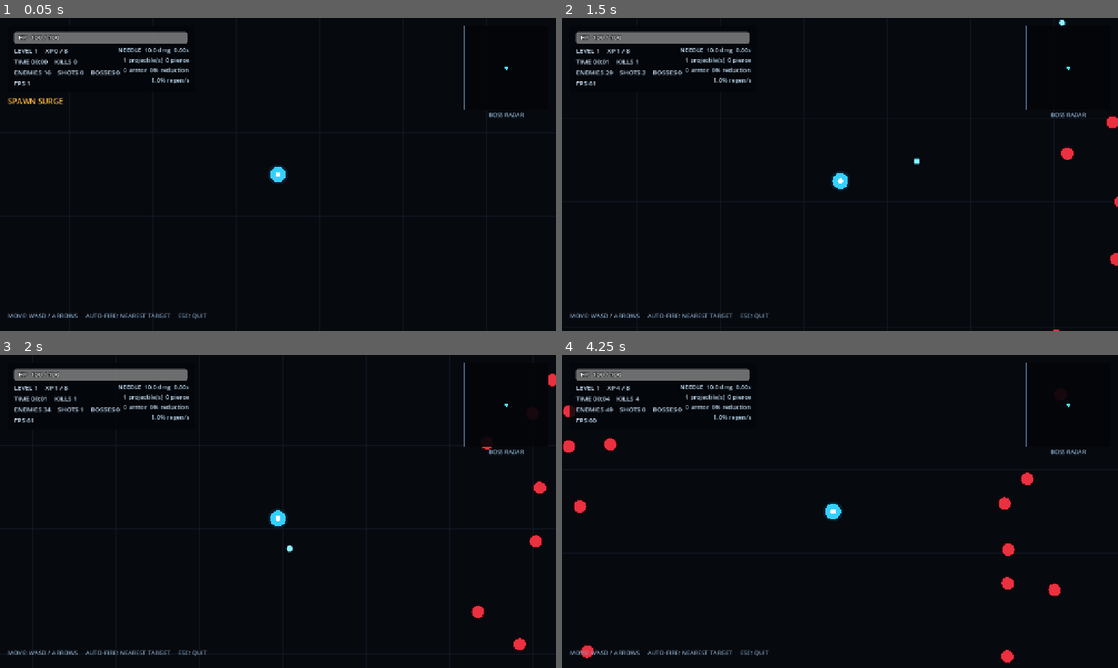
Above: before the commit, frames 1-4 (two rows, left to right).
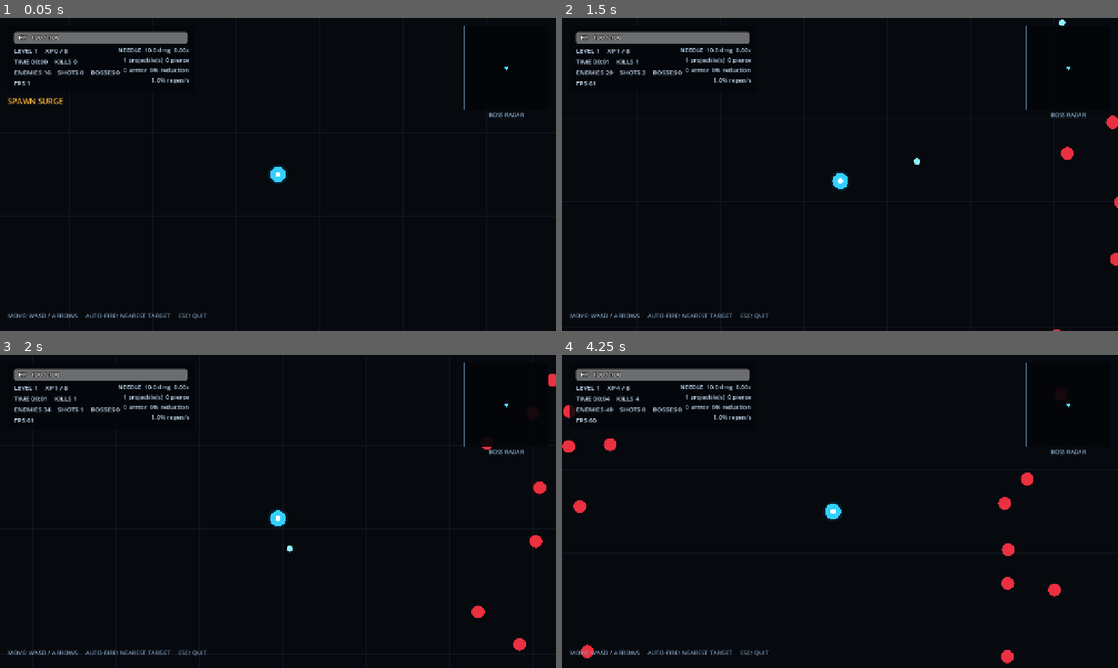
Above: after the commit, the same moments.

Repository: LoushengM/overrun
Game: Godot game, scene res://scenes/main.tscn
Two runs of this game, one before a commit and one after it. Both use one fixed random seed, a clock stepped at 60 frames per second and the inputs below.
Inputs:
- Up to frame 1 (0.05 s): no input
- Up to frame 2 (1.5 s): tap Enter at 0.5 s; hold D 0.53-1.28 s; tap 1 at 0.6 s; tap 2 at 0.8, 1.35 s; hold S from 1.28 s (still down)
- Up to frame 3 (2 s): keep holding S; tap 3 at 1.55 s
- Up to frame 4 (4.25 s): release S at 2.03 s; hold D 2.03-2.78 s; tap 3 at 2.1, 3.8 s; tap 1 at 2.3, 2.85 s; hold W 2.78-3.53 s; tap 2 at 3.05, 3.6 s; hold A from 3.53 s (still down)

Frame 1 is identical in both runs. In frame 2, less than 0.1% of the frame differs, in the area x 63-100%, y 0-100%; in frame 3, 0.1%; in frame 4, 0.2%, in the area x 0-90%, y 16-99%.

Commit message:
Fix combat scaling and level-up flow

Diff:
--- a/src/game.gd
+++ b/src/game.gd
@@ -8,6 +8,7 @@
 
 func _ready() -> void:
     process_mode = Node.PROCESS_MODE_ALWAYS
+    world.process_mode = Node.PROCESS_MODE_PAUSABLE
     world.stats_updated.connect(hud.update_stats)
     world.level_up_requested.connect(_on_level_up_requested)
     world.run_ended.connect(_on_run_ended)
--- a/src/game_config.gd
+++ b/src/game_config.gd
@@ -27,6 +27,8 @@
 const PICKUP_CAP := 40
 const BOSS_CAP := 10
 const GRID_CELL_SIZE := 96.0
+const MAX_SPAWNS_PER_TICK := 12
+const MAX_SPAWN_DEBT_SECONDS := 0.50
 
 const NORMAL_ENEMY_HEALTH := 10.0
 const NORMAL_ENEMY_SPEED := 85.0
--- a/src/hud.gd
+++ b/src/hud.gd
@@ -35,6 +35,25 @@
         boss_notice.visible = false
 
 
+func _input(event: InputEvent) -> void:
+    if not upgrade_overlay.visible or not event is InputEventKey:
+        return
+    var key_event := event as InputEventKey
+    if not key_event.pressed or key_event.echo:
+        return
+    var option_index := -1
+    match key_event.keycode:
+        KEY_1, KEY_KP_1:
+            option_index = 0
+        KEY_2, KEY_KP_2:
+            option_index = 1
+        KEY_3, KEY_KP_3:
+            option_index = 2
+    if option_index >= 0 and option_index < upgrade_buttons.size() and upgrade_buttons[option_index].visible:
+        _on_upgrade_button_pressed(upgrade_buttons[option_index])
+        get_viewport().set_input_as_handled()
+
+
 func set_world(world: SimulationWorld) -> void:
     minimap.set_world(world)
 
@@ -69,7 +88,8 @@
             var upgrade_id := options[i]
             button.visible = true
             button.set_meta("upgrade_id", upgrade_id)
-            button.text = "%s\n%s" % [
+            button.text = "[%d]  %s\n%s" % [
+                i + 1,
                 GameConfig.UPGRADE_NAMES.get(upgrade_id, upgrade_id),
                 GameConfig.UPGRADE_DESCRIPTIONS.get(upgrade_id, ""),
             ]
@@ -238,7 +258,7 @@
     layout.add_child(title)
 
     var subtitle := Label.new()
-    subtitle.text = "Choose one upgrade"
+    subtitle.text = "Click a choice or press 1, 2, or 3"
     subtitle.horizontal_alignment = HORIZONTAL_ALIGNMENT_CENTER
     subtitle.add_theme_font_size_override("font_size", 18)
     layout.add_child(subtitle)
--- a/src/simulation_world.gd
+++ b/src/simulation_world.gd
@@ -54,6 +54,7 @@
 var enemy_xp: Array[int] = []
 var enemy_kinds: Array[int] = []
 var enemy_last_hit_attack: Array[int] = []
+var enemy_reserved_damage: Array[float] = []
 var enemy_anchors: Array[Vector2] = []
 var enemy_boss_attack_timer: Array[float] = []
 var enemy_boss_telegraph: Array[float] = []
@@ -70,6 +71,11 @@
 var hit_targets: Array[int] = []
 var hit_damage: Array[float] = []
 var enemy_grid: Dictionary = {}
+var grid_bucket_pool: Array = []
+
+var normal_enemy_multimesh: MultiMesh
+var projectile_multimesh: MultiMesh
+var circle_texture: Texture2D
 
 var spawn_accumulator := 0.0
 var nearby_threat := 0
@@ -85,8 +91,10 @@
 
 
 func _ready() -> void:
+    process_mode = Node.PROCESS_MODE_PAUSABLE
     rng.randomize()
     camera.enabled = true
+    _setup_batched_rendering()
 
 
 func reset_run() -> void:
@@ -99,6 +107,7 @@
     enemy_xp.clear()
     enemy_kinds.clear()
     enemy_last_hit_attack.clear()
+    enemy_reserved_damage.clear()
     enemy_anchors.clear()
     enemy_boss_attack_timer.clear()
     enemy_boss_telegraph.clear()
@@ -112,6 +121,7 @@
     pickup_positions.clear()
     hit_targets.clear()
     hit_damage.clear()
+    _release_grid_buckets()
     enemy_grid.clear()
 
     benchmark_mode = false
@@ -162,6 +172,7 @@
         _spawn_normal_enemy()
 
     _emit_stats()
+    _update_render_batches()
     queue_redraw()
 
 
@@ -182,6 +193,7 @@
     enemy_xp.clear()
     enemy_kinds.clear()
     enemy_last_hit_attack.clear()
+    enemy_reserved_damage.clear()
     enemy_anchors.clear()
     enemy_boss_attack_timer.clear()
     enemy_boss_telegraph.clear()
@@ -199,6 +211,7 @@
             Vector2.ZERO
         )
     _emit_stats()
+    _update_render_batches()
 
 
 func _physics_process(delta: float) -> void:
@@ -234,6 +247,7 @@
     if stats_timer >= 0.10:
         stats_timer = 0.0
         _emit_stats()
+    _update_render_batches()
     queue_redraw()
 
 
@@ -260,7 +274,9 @@
     for i in range(enemy_positions.size()):
         var position := enemy_positions[i]
         var direction := Vector2.ZERO
-        var distance_to_player := position.distance_to(player_position)
+        var to_player := player_position - position
+        var distance_squared_to_player := to_player.length_squared()
+        var distance_to_player := sqrt(distance_squared_to_player)
 
         if enemy_kinds[i] == EnemyKind.BOSS:
             var anchor := enemy_anchors[i]
@@ -282,7 +298,8 @@
                     enemy_boss_telegraph[i] = 1.1
                     enemy_boss_attack_timer[i] = 4.5
         else:
-            direction = position.direction_to(player_position)
+            if distance_to_player > 0.001:
+                direction = to_player / distance_to_player
 
         enemy_positions[i] = position + direction * enemy_speeds[i] * delta
 
@@ -363,15 +380,17 @@
                 var bucket: Array = bucket_value
                 for enemy_index_variant in bucket:
                     var enemy_index: int = enemy_index_variant
-                    if enemy_health[enemy_index] <= 0.0:
+                    if enemy_health[enemy_index] - enemy_reserved_damage[enemy_index] <= 0.0:
                         continue
                     if enemy_last_hit_attack[enemy_index] == projectile_attack_ids[projectile_index]:
                         continue
                     var collision_radius := radius + enemy_radii[enemy_index]
                     if _segment_hits_circle(start, finish, enemy_positions[enemy_index], collision_radius):
                         enemy_last_hit_attack[enemy_index] = projectile_attack_ids[projectile_index]
+                        var damage_value := projectile_damage[projectile_index]
                         hit_targets.append(enemy_index)
-                        hit_damage.append(projectile_damage[projectile_index])
+                        hit_damage.append(damage_value)
+                        enemy_reserved_damage[enemy_index] += damage_value
                         projectile_remaining_hits[projectile_index] -= 1
                         if projectile_remaining_hits[projectile_index] <= 0:
                             exhausted = true
@@ -390,9 +409,8 @@
         var target := hit_targets[i]
         if target < 0 or target >= enemy_health.size():
             continue
-        if enemy_health[target] <= 0.0:
-            continue
         enemy_health[target] -= hit_damage[i]
+        enemy_reserved_damage[target] = 0.0
 
 
 func _process_deaths() -> void:
@@ -453,13 +471,13 @@
 
     spawn_accumulator += base_rate * surge_multiplier * delta
     var spawned_this_tick := 0
-    while spawn_accumulator >= 1.0 and enemy_positions.size() < GameConfig.ENEMY_CAP and spawned_this_tick < 48:
+    while spawn_accumulator >= 1.0 and enemy_positions.size() < GameConfig.ENEMY_CAP and spawned_this_tick < GameConfig.MAX_SPAWNS_PER_TICK:
         _spawn_normal_enemy()
         spawn_accumulator -= 1.0
         spawned_this_tick += 1
 
-    if enemy_positions.size() >= GameConfig.ENEMY_CAP:
-        spawn_accumulator = minf(spawn_accumulator, base_rate * 2.0)
+    var max_spawn_debt := base_rate * surge_multiplier * GameConfig.MAX_SPAWN_DEBT_SECONDS
+    spawn_accumulator = minf(spawn_accumulator, max_spawn_debt)
 
 
 func _update_boss_schedule() -> void:
@@ -535,6 +553,7 @@
     enemy_xp.append(xp_value)
     enemy_kinds.append(kind_value)
     enemy_last_hit_attack.append(0)
+    enemy_reserved_damage.append(0.0)
     enemy_anchors.append(anchor_value)
     enemy_boss_attack_timer.append(rng.randf_range(1.5, 3.0) if kind_value == EnemyKind.BOSS else 0.0)
     enemy_boss_telegraph.append(0.0)
@@ -659,16 +678,25 @@
 
 
 func _rebuild_enemy_grid() -> void:
+    _release_grid_buckets()
     enemy_grid.clear()
     for i in range(enemy_positions.size()):
         var cell := _grid_cell(enemy_positions[i])
         var bucket_value: Variant = enemy_grid.get(cell, null)
         if bucket_value == null:
-            var new_bucket: Array[int] = [i]
+            var new_bucket: Array = grid_bucket_pool.pop_back() if not grid_bucket_pool.is_empty() else []
+            new_bucket.append(i)
             enemy_grid[cell] = new_bucket
         else:
             var bucket: Array = bucket_value
             bucket.append(i)
+
+
+func _release_grid_buckets() -> void:
+    for bucket_value in enemy_grid.values():
+        var bucket: Array = bucket_value
+        bucket.clear()
+        grid_bucket_pool.append(bucket)
 
 
 func _grid_cell(position: Vector2) -> Vector2i:
@@ -700,6 +728,7 @@
         enemy_xp[index] = enemy_xp[last]
         enemy_kinds[index] = enemy_kinds[last]
         enemy_last_hit_attack[index] = enemy_last_hit_attack[last]
+        enemy_reserved_damage[index] = enemy_reserved_damage[last]
         enemy_anchors[index] = enemy_anchors[last]
         enemy_boss_attack_timer[index] = enemy_boss_attack_timer[last]
         enemy_boss_telegraph[index] = enemy_boss_telegraph[last]
@@ -712,6 +741,7 @@
     enemy_xp.pop_back()
     enemy_kinds.pop_back()
     enemy_last_hit_attack.pop_back()
+    enemy_reserved_damage.pop_back()
     enemy_anchors.pop_back()
     enemy_boss_attack_timer.pop_back()
     enemy_boss_telegraph.pop_back()
@@ -798,6 +828,67 @@
     stats_updated.emit(get_stats_snapshot())
 
 
+func _setup_batched_rendering() -> void:
+    circle_texture = _make_circle_texture(32)
+
+    normal_enemy_multimesh = MultiMesh.new()
+    normal_enemy_multimesh.transform_format = MultiMesh.TRANSFORM_2D
+    normal_enemy_multimesh.use_colors = true
+    normal_enemy_multimesh.instance_count = GameConfig.ENEMY_CAP
+    normal_enemy_multimesh.visible_instance_count = 0
+    var enemy_mesh := QuadMesh.new()
+    enemy_mesh.size = Vector2.ONE * (GameConfig.NORMAL_ENEMY_RADIUS * 2.0 + 4.0)
+    normal_enemy_multimesh.mesh = enemy_mesh
+
+    projectile_multimesh = MultiMesh.new()
+    projectile_multimesh.transform_format = MultiMesh.TRANSFORM_2D
+    projectile_multimesh.use_colors = true
+    projectile_multimesh.instance_count = GameConfig.PROJECTILE_CAP
+    projectile_multimesh.visible_instance_count = 0
+    var projectile_mesh := QuadMesh.new()
+    projectile_mesh.size = Vector2.ONE * (weapon_radius * 2.0 + 4.0)
+    projectile_multimesh.mesh = projectile_mesh
+
+
+func _make_circle_texture(size: int) -> Texture2D:
+    var image := Image.create(size, size, false, Image.FORMAT_RGBA8)
+    image.fill(Color.TRANSPARENT)
+    var center := Vector2(size - 1, size - 1) * 0.5
+    var radius_squared := pow(float(size) * 0.46, 2.0)
+    for y in range(size):
+        for x in range(size):
+            var offset := Vector2(x, y) - center
+            if offset.length_squared() <= radius_squared:
+                image.set_pixel(x, y, Color.WHITE)
+    return ImageTexture.create_from_image(image)
+
+
+func _update_render_batches() -> void:
+    if normal_enemy_multimesh == null or projectile_multimesh == null:
+        return
+
+    var visible_half := GameConfig.VIEW_SIZE * 0.62
+    var enemy_half := visible_half + Vector2(100.0, 100.0)
+    var normal_count := 0
+    for i in range(enemy_positions.size()):
+        if enemy_kinds[i] != EnemyKind.NORMAL or not _is_near_view(enemy_positions[i], enemy_half):
+            continue
+        normal_enemy_multimesh.set_instance_transform_2d(normal_count, Transform2D(0.0, enemy_positions[i]))
+        normal_enemy_multimesh.set_instance_color(normal_count, Color(0.92, 0.19, 0.25, 1.0))
+        normal_count += 1
+    normal_enemy_multimesh.visible_instance_count = normal_count
+
+    var projectile_half := visible_half + Vector2(80.0, 80.0)
+    var projectile_count := 0
+    for position in projectile_positions:
+        if not _is_near_view(position, projectile_half):
+            continue
+        projectile_multimesh.set_instance_transform_2d(projectile_count, Transform2D(0.0, position))
+        projectile_multimesh.set_instance_color(projectile_count, Color(0.55, 0.95, 1.0, 1.0))
+        projectile_count += 1
+    projectile_multimesh.visible_instance_count = projectile_count
+
+
 func _draw() -> void:
     _draw_background_grid()
 
@@ -807,6 +898,9 @@
             draw_circle(position, 11.0, Color(0.25, 0.95, 0.45, 0.95))
             draw_line(position + Vector2(-6.0, 0.0), position + Vector2(6.0, 0.0), Color.WHITE, 3.0)
             draw_line(position + Vector2(0.0, -6.0), position + Vector2(0.0, 6.0), Color.WHITE, 3.0)
+
+    if normal_enemy_multimesh != null and circle_texture != null:
+        draw_multimesh(normal_enemy_multimesh, circle_texture)
 
     for i in range(enemy_positions.size()):
         var position := enemy_positions[i]
@@ -824,13 +918,10 @@
                 draw_circle(position, 220.0, Color(1.0, 0.12, 0.08, pulse * 0.18))
                 draw_arc(position, 220.0, 0.0, TAU, 80, Color(1.0, 0.24, 0.12, pulse), 5.0)
         else:
-            draw_circle(position, enemy_radii[i] + 2.0, Color(0.24, 0.02, 0.05, 0.92))
-            draw_circle(position, enemy_radii[i], Color(0.92, 0.19, 0.25, 1.0))
-
-    for position in projectile_positions:
-        if _is_near_view(position, visible_half + Vector2(80.0, 80.0)):
-            draw_circle(position, weapon_radius + 2.0, Color(0.15, 0.45, 0.55, 0.8))
-            draw_circle(position, weapon_radius, Color(0.55, 0.95, 1.0, 1.0))
+            continue
+
+    if projectile_multimesh != null and circle_texture != null:
+        draw_multimesh(projectile_multimesh, circle_texture)
 
     draw_circle(player_position, GameConfig.PLAYER_RADIUS + 5.0, Color(0.03, 0.12, 0.18, 0.95))
     draw_circle(player_position, GameConfig.PLAYER_RADIUS, Color(0.20, 0.82, 1.0, 1.0))
--- /dev/null
+++ b/tests/crowd_benchmark.gd
@@ -0,0 +1,76 @@
+extends SceneTree
+
+
+func _init() -> void:
+    call_deferred("_run")
+
+
+func _run() -> void:
+    var packed_scene: PackedScene = load("res://scenes/main.tscn")
+    var scene: Node = packed_scene.instantiate()
+    root.add_child(scene)
+    await process_frame
+
+    var world := scene.get_node("World") as SimulationWorld
+    _clear_combat_state(world)
+    world.benchmark_mode = true
+    world.is_running = true
+    world.player_position = Vector2.ZERO
+    world.weapon_timer = 9999.0
+
+    var columns := 32
+    var rows := 25
+    var spacing := Vector2(38.0, 27.0)
+    var origin := Vector2(-float(columns - 1) * spacing.x * 0.5, -float(rows - 1) * spacing.y * 0.5)
+    for row in range(rows):
+        for column in range(columns):
+            world._add_enemy(
+                origin + Vector2(column * spacing.x, row * spacing.y),
+                1000000.0,
+                0.0,
+                0.0,
+                GameConfig.NORMAL_ENEMY_RADIUS,
+                0,
+                SimulationWorld.EnemyKind.NORMAL,
+                Vector2.ZERO
+            )
+
+    world._update_render_batches()
+    var started := Time.get_ticks_msec()
+    while Time.get_ticks_msec() - started < 4000:
+        await process_frame
+
+    print("CROWD_BENCHMARK_RESULT ", JSON.stringify({
+        "enemies": world.enemy_positions.size(),
+        "visible_instances": world.normal_enemy_multimesh.visible_instance_count,
+        "fps": Engine.get_frames_per_second(),
+    }))
+    scene.queue_free()
+    await process_frame
+    quit()
+
+
+func _clear_combat_state(world: SimulationWorld) -> void:
+    world.enemy_positions.clear()
+    world.enemy_health.clear()
+    world.enemy_max_health.clear()
+    world.enemy_speeds.clear()
+    world.enemy_damage.clear()
+    world.enemy_radii.clear()
+    world.enemy_xp.clear()
+    world.enemy_kinds.clear()
+    world.enemy_last_hit_attack.clear()
+    world.enemy_reserved_damage.clear()
+    world.enemy_anchors.clear()
+    world.enemy_boss_attack_timer.clear()
+    world.enemy_boss_telegraph.clear()
+    world.projectile_positions.clear()
+    world.projectile_velocities.clear()
+    world.projectile_lifetimes.clear()
+    world.projectile_damage.clear()
+    world.projectile_remaining_hits.clear()
+    world.projectile_attack_ids.clear()
+    world.hit_targets.clear()
+    world.hit_damage.clear()
+    world._release_grid_buckets()
+    world.enemy_grid.clear()
--- /dev/null
+++ b/tests/regression_test.gd
@@ -0,0 +1,81 @@
+extends SceneTree
+
+
+func _init() -> void:
+    call_deferred("_run")
+
+
+func _run() -> void:
+    var packed_scene: PackedScene = load("res://scenes/main.tscn")
+    var scene: Node = packed_scene.instantiate()
+    root.add_child(scene)
+    await process_frame
+
+    var world := scene.get_node("World") as SimulationWorld
+    var hud := scene.get_node("HUD") as GameHud
+
+    assert(scene.process_mode == Node.PROCESS_MODE_ALWAYS, "Game root must keep handling pause-menu input")
+    assert(world.process_mode == Node.PROCESS_MODE_PAUSABLE, "World must stop processing during level-up")
+
+    world.pending_upgrade = true
+    var old_pierce := world.weapon_pierce
+    var options: Array[String] = ["damage", "pierce", "armor"]
+    scene.call("_on_level_up_requested", options)
+    assert(paused, "Level-up must pause the scene tree")
+    assert(hud.upgrade_overlay.visible, "Level-up choices must be visible")
+
+    var key_event := InputEventKey.new()
+    key_event.keycode = KEY_2
+    key_event.pressed = true
+    hud._input(key_event)
+    assert(not paused, "Choosing an upgrade must resume the scene tree")
+    assert(world.weapon_pierce == old_pierce + 1, "Key 2 must choose the second upgrade")
+
+    _clear_combat_state(world)
+    world.is_running = true
+    world.player_position = Vector2.ZERO
+    world.weapon_damage = 10.0
+    world.weapon_pierce = 0
+    world._add_enemy(Vector2(100.0, 0.0), 10.0, 0.0, 0.0, 14.0, 1, SimulationWorld.EnemyKind.NORMAL, Vector2.ZERO)
+    world._spawn_projectile(Vector2.RIGHT)
+    world._spawn_projectile(Vector2.RIGHT)
+    world._rebuild_enemy_grid()
+    world._update_projectiles(0.10)
+
+    assert(world.hit_targets.size() == 1, "Only one projectile should reserve a lethal hit")
+    assert(world.projectile_positions.size() == 1, "The redundant projectile must survive an already-lethal collision")
+
+    world._resolve_hits()
+    world._process_deaths()
+    assert(world.enemy_positions.is_empty(), "The lethal hit must still kill the enemy")
+
+    scene.queue_free()
+    await process_frame
+    print("REGRESSION_TEST_OK")
+    quit()
+
+
+func _clear_combat_state(world: SimulationWorld) -> void:
+    world.enemy_positions.clear()
+    world.enemy_health.clear()
+    world.enemy_max_health.clear()
+    world.enemy_speeds.clear()
+    world.enemy_damage.clear()
+    world.enemy_radii.clear()
+    world.enemy_xp.clear()
+    world.enemy_kinds.clear()
+    world.enemy_last_hit_attack.clear()
+    world.enemy_reserved_damage.clear()
+    world.enemy_anchors.clear()
+    world.enemy_boss_attack_timer.clear()
+    world.enemy_boss_telegraph.clear()
+    world.projectile_positions.clear()
+    world.projectile_velocities.clear()
+    world.projectile_lifetimes.clear()
+    world.projectile_damage.clear()
+    world.projectile_remaining_hits.clear()
+    world.projectile_attack_ids.clear()
+    world.hit_targets.clear()
+    world.hit_damage.clear()
+    world._release_grid_buckets()
+    world.enemy_grid.clear()
Not shown, changed: export_presets.cfg
Not shown, added: tests/crowd_benchmark.gd.uid
Not shown, added: tests/regression_test.gd.uid
Not shown, changed: README.md
Not shown, changed: scripts/test.sh
